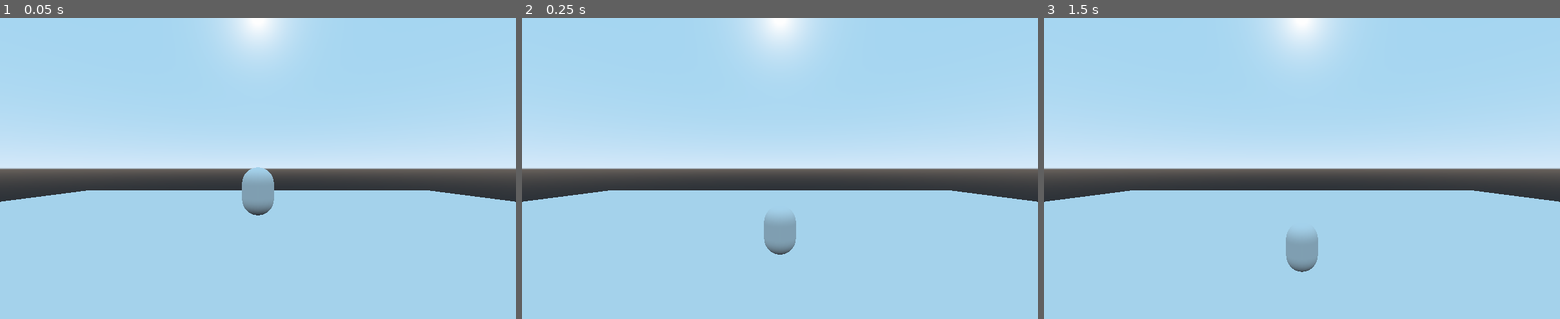
Above: before the commit, frames 1-3 (left to right).
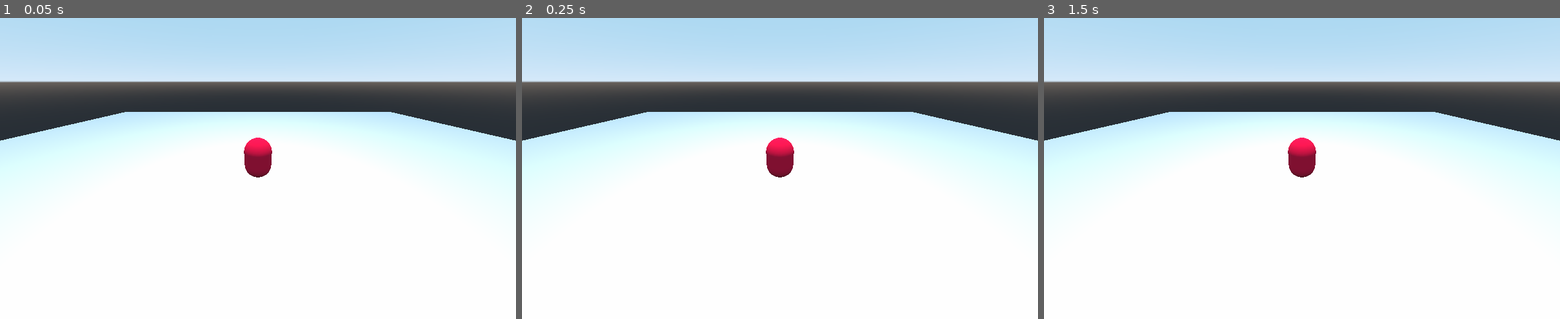
Above: after the commit, the same moments.

Repository: mr-yak/LD51
Game: Godot game, scene res://Main.tscn
Same seed, same stepped clock (60 frames per second), same inputs: the game is played once before the commit and once after it.
Inputs:
- Up to frame 1 (0.05 s): no input
- Up to frame 2 (0.25 s): no input
- Up to frame 3 (1.5 s): hold D (right, bound only after the commit) 0.53-1.28 s; hold Space (jump) 0.53-1.28 s; tap Enter at 1.25 s; hold S (back, bound only after the commit) from 1.28 s (still down); tap Space (jump) at 1.35 s

The runs differ from the first frame. In frame 1, 83% of the frame differs, in the area x 0-100%, y 0-100%; in frame 2, 83%; in frame 3, 83%.
Error before the commit: Parse Error: The method "add_central_impulse" isn't declared in the current class. (res://CharachterController.gd:7)

Commit message:
abort
abort

Diff:
--- a/CharachterController.gd
+++ b/CharachterController.gd
@@ -1,7 +1,32 @@
 extends RigidBody
 
-var power = 10
-func _physics_process(delta):
-	if Input.is_action_pressed("jump"):
-		if(get_colliding_bodies() != []):
-			add_central_impulse(Vector3.UP*power)
+var power = 4
+var velocity = Vector3.ZERO
+
+func _ready():
+	add_central_force(Vector3(0,-9.81,0))
+
+func _process(_delta):
+	velocity = linear_velocity
+	if Input.is_action_just_pressed("forward"):
+		velocity += Vector3.FORWARD
+	elif Input.is_action_just_released("forward"):
+		velocity -= Vector3.FORWARD
+	if Input.is_action_just_pressed("back"):
+		velocity += Vector3.BACK
+	elif Input.is_action_just_released("back"):
+		velocity -= Vector3.BACK
+	if Input.is_action_just_pressed("left"):
+		velocity += Vector3.LEFT
+	elif Input.is_action_just_released("left"):
+		velocity -= Vector3.LEFT
+	if Input.is_action_just_pressed("right"):
+		velocity += Vector3.RIGHT
+	elif Input.is_action_just_released("right"):
+		velocity -= Vector3.RIGHT
+
+func _physics_process(_delta):
+
+	if Input.is_action_just_pressed("jump") && get_colliding_bodies().size()>=1:
+		apply_central_impulse(Vector3.UP*power)
+	linear_velocity = velocity
--- a/Main.tscn
+++ b/Main.tscn
@@ -1,8 +1,12 @@
-[gd_scene load_steps=5 format=2]
+[gd_scene load_steps=6 format=2]
 
 [ext_resource path="res://CharachterController.gd" type="Script" id=1]
 
+[sub_resource type="SpatialMaterial" id=4]
+albedo_color = Color( 1, 0, 0.258824, 1 )
+
 [sub_resource type="CapsuleMesh" id=2]
+material = SubResource( 4 )
 radius = 0.1
 mid_height = 0.1
 
@@ -16,10 +20,15 @@
 [node name="Spatial" type="Spatial"]
 
 [node name="Camera" type="Camera" parent="."]
-transform = Transform( 1, 0, 0, 0, 1, 0, 0, 0, 1, 0, 0.651587, 1.35709 )
+transform = Transform( 1, 0, 0, 0, 0.866025, 0.5, 0, -0.5, 0.866025, 0, 1, 1 )
+fov = 90.0
 
 [node name="RigidBody" type="RigidBody" parent="."]
 transform = Transform( 1, 0, 0, 0, -4.37114e-08, -1, 0, 1, -4.37114e-08, 0, 0.511307, 0 )
+mode = 3
+continuous_cd = true
+contacts_reported = 5
+contact_monitor = true
 script = ExtResource( 1 )
 
 [node name="CSGMesh" type="CSGMesh" parent="RigidBody"]
@@ -37,3 +46,7 @@
 width = 10.0
 height = 0.01
 depth = 10.0
+
+[node name="Sun" type="OmniLight" parent="."]
+transform = Transform( 1, 0, 0, 0, 1, 0, 0, 0, 1, 0, 1.796, 0 )
+omni_range = 15.4309
--- a/project.godot
+++ b/project.godot
@@ -18,7 +18,31 @@
 
 jump={
 "deadzone": 0.5,
-"events": [ Object(InputEventKey,"resource_local_to_scene":false,"resource_name":"","device":0,"alt":false,"shift":false,"control":false,"meta":false,"command":false,"pressed":false,"scancode":32,"unicode":0,"echo":false,"script":null)
+"events": [ Object(InputEventKey,"resource_local_to_scene":false,"resource_name":"","device":0,"alt":false,"shift":false,"control":false,"meta":false,"command":false,"pressed":false,"scancode":32,"physical_scancode":0,"unicode":0,"echo":false,"script":null)
+ ]
+}
+forward={
+"deadzone": 0.5,
+"events": [ Object(InputEventKey,"resource_local_to_scene":false,"resource_name":"","device":0,"alt":false,"shift":false,"control":false,"meta":false,"command":false,"pressed":false,"scancode":0,"physical_scancode":87,"unicode":0,"echo":false,"script":null)
+, Object(InputEventKey,"resource_local_to_scene":false,"resource_name":"","device":0,"alt":false,"shift":false,"control":false,"meta":false,"command":false,"pressed":false,"scancode":0,"physical_scancode":16777232,"unicode":0,"echo":false,"script":null)
+ ]
+}
+back={
+"deadzone": 0.5,
+"events": [ Object(InputEventKey,"resource_local_to_scene":false,"resource_name":"","device":0,"alt":false,"shift":false,"control":false,"meta":false,"command":false,"pressed":false,"scancode":0,"physical_scancode":83,"unicode":0,"echo":false,"script":null)
+, Object(InputEventKey,"resource_local_to_scene":false,"resource_name":"","device":0,"alt":false,"shift":false,"control":false,"meta":false,"command":false,"pressed":false,"scancode":0,"physical_scancode":16777234,"unicode":0,"echo":false,"script":null)
+ ]
+}
+left={
+"deadzone": 0.5,
+"events": [ Object(InputEventKey,"resource_local_to_scene":false,"resource_name":"","device":0,"alt":false,"shift":false,"control":false,"meta":false,"command":false,"pressed":false,"scancode":0,"physical_scancode":65,"unicode":0,"echo":false,"script":null)
+, Object(InputEventKey,"resource_local_to_scene":false,"resource_name":"","device":0,"alt":false,"shift":false,"control":false,"meta":false,"command":false,"pressed":false,"scancode":0,"physical_scancode":16777231,"unicode":0,"echo":false,"script":null)
+ ]
+}
+right={
+"deadzone": 0.5,
+"events": [ Object(InputEventKey,"resource_local_to_scene":false,"resource_name":"","device":0,"alt":false,"shift":false,"control":false,"meta":false,"command":false,"pressed":false,"scancode":0,"physical_scancode":68,"unicode":0,"echo":false,"script":null)
+, Object(InputEventKey,"resource_local_to_scene":false,"resource_name":"","device":0,"alt":false,"shift":false,"control":false,"meta":false,"command":false,"pressed":false,"scancode":0,"physical_scancode":16777233,"unicode":0,"echo":false,"script":null)
  ]
 }
 
Not shown, changed: .DS_Store
